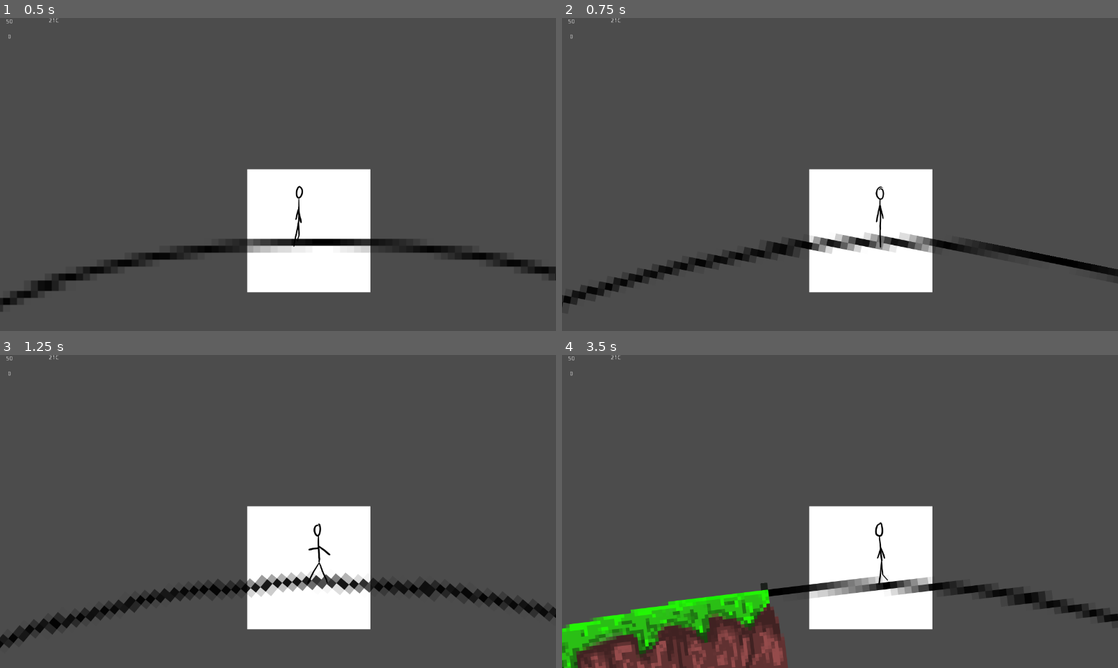
Above: before the commit, frames 1-4 (two rows, left to right).
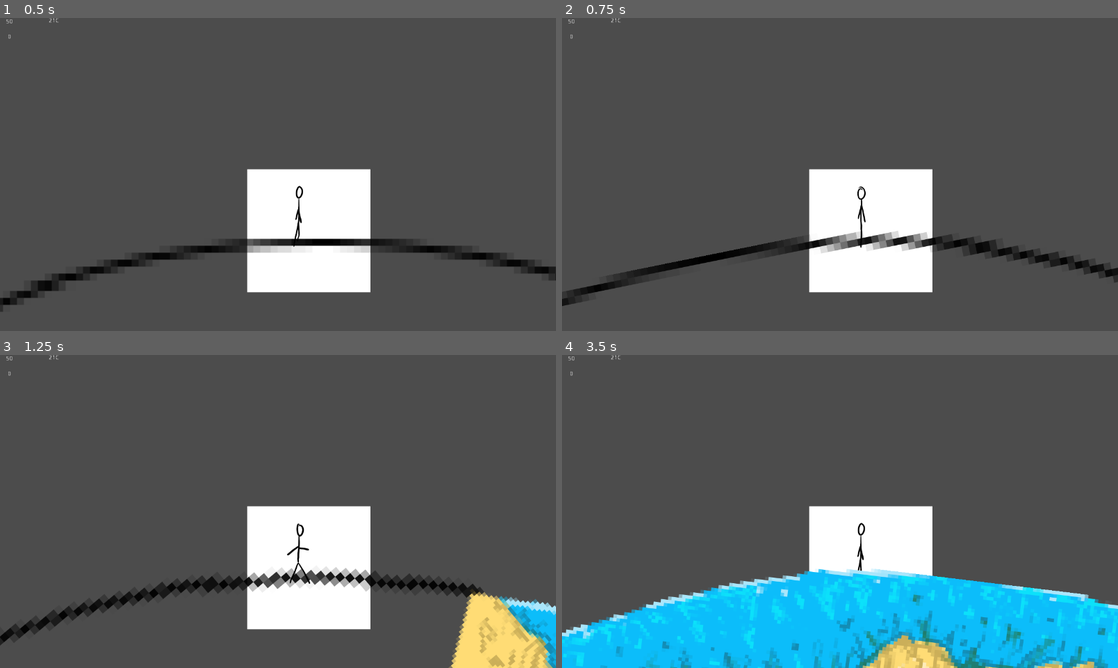
Above: after the commit, the same moments.

Repository: GoksuBay/GGJ
Game: Godot game, scene res://Node2D.tscn
Two runs of this game, one before a commit and one after it. Both use one fixed random seed, a clock stepped at 60 frames per second and the inputs below.
Inputs:
- Up to frame 1 (0.5 s): no input
- Up to frame 2 (0.75 s): tap Enter at 0.5 s; hold Right (ui_right) from 0.53 s (still down)
- Up to frame 3 (1.25 s): keep holding Right (ui_right); tap Space (ui_select) at 0.77 s
- Up to frame 4 (3.5 s): release Right (ui_right) at 1.28 s; hold Left (ui_left) 1.28-2.03 s; tap Space (ui_select) at 1.52, 3.02 s; hold Right (ui_right) from 2.03 s (still down)

Frame 1 is identical in both runs. In frame 2, 2.6% of the frame differs, in the area x 0-100%, y 53-93%; in frame 3, 7.5%; in frame 4, 26%, in the area x 0-100%, y 53-100%.

Commit message:
asdsaf

Diff:
--- a/TestGGJ/Earth.gd
+++ b/TestGGJ/Earth.gd
@@ -12,9 +12,9 @@
 		rotation_dir = 0
 		velocity = Vector2()
 		if Input.is_action_pressed('ui_right'):
+			rotation_dir -= 1
+		if Input.is_action_pressed('ui_left'):
 			rotation_dir += 1
-		if Input.is_action_pressed('ui_left'):
-			rotation_dir -= 1
 		if (Input.is_action_just_pressed("ui_select") && get_parent().canPlant):
 			get_parent().plant()
 	pass
--- a/TestGGJ/Game Over.tscn
+++ b/TestGGJ/Game Over.tscn
@@ -3,7 +3,6 @@
 [ext_resource path="res://Game Over.gd" type="Script" id=1]
 
 [node name="Game Over" type="Popup"]
-visible = true
 margin_left = 166.941
 margin_top = 42.3573
 margin_right = 489.941
--- a/TestGGJ/KinematicBody2D.gd
+++ b/TestGGJ/KinematicBody2D.gd
@@ -19,10 +19,12 @@
 			pass
 		else:
 			if Input.is_action_pressed("ui_right"):
-				$AnimatedSprite.flip_h = true
+				$AnimatedSprite.flip_h = false
 				$AnimatedSprite.play("kosma")
 			elif Input.is_action_pressed("ui_left"):
-				$AnimatedSprite.flip_h = false
+				$AnimatedSprite.flip_h = true
 				$AnimatedSprite.play("kosma")
 			else:
 				$AnimatedSprite.play("default")
+	else:
+		$AnimatedSprite.play("default")
--- a/TestGGJ/Node2D.gd
+++ b/TestGGJ/Node2D.gd
@@ -110,7 +110,6 @@
 		plantedSeeds += 1
 	pass
 
-
 func timeout_plant():
 	canPlant = true
 	pass
--- a/TestGGJ/Node2D.tscn
+++ b/TestGGJ/Node2D.tscn
@@ -48,7 +48,6 @@
 texture = ExtResource( 1 )
 
 [node name="Game Over" parent="." instance=ExtResource( 12 )]
-visible = true
 margin_right = 440.0
 margin_bottom = 233.0
 
